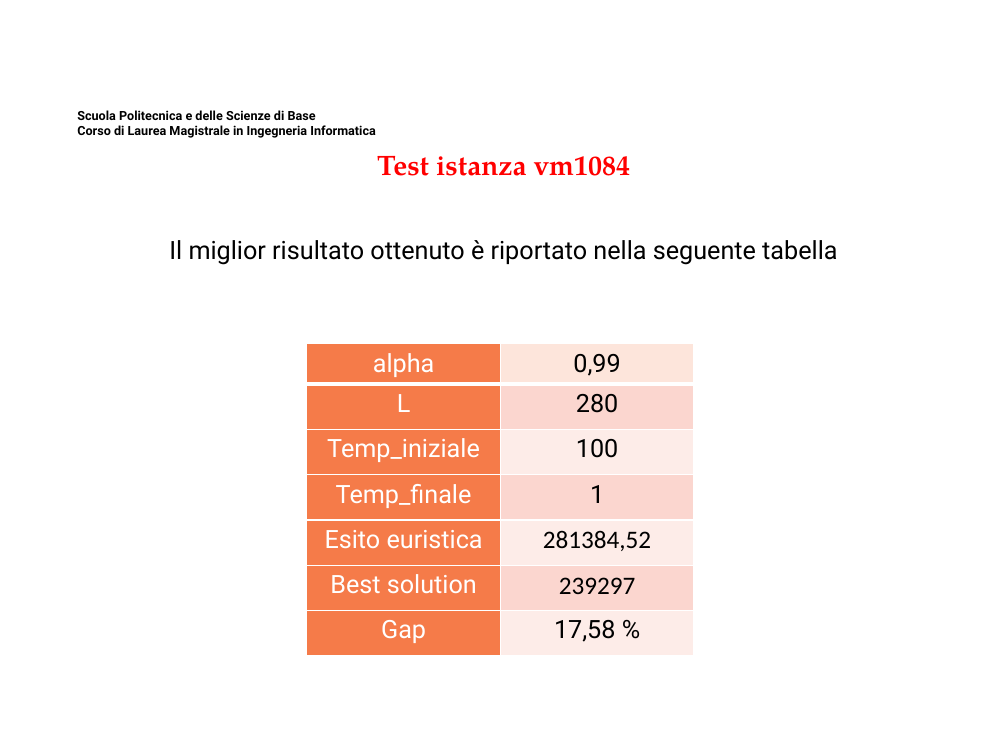
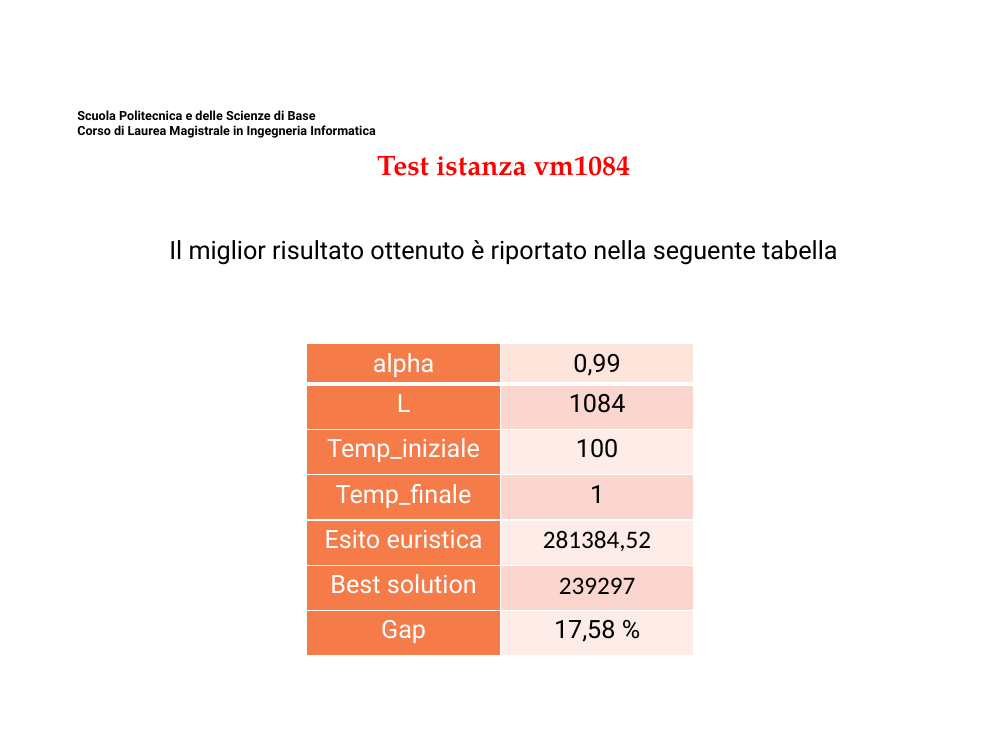
Before and after one commit to MicheleMaresca98/TSP-SimulatedAnnealing, a slide deck: slide 27 of Presentazione Elaborato Ricerca Operativa.pptx (slide 29 before the commit). Drawn at 1008x756 pixels with LibreOffice and Linux fonts; fonts in the diff are those of the drawing; background and template pictures are left out. Boxes give left, top, right and bottom in pixels: in the first picture for what was removed or moved away, otherwise in the second. Text is boxed around its words. In the diff, an @@ line names an element or a change of style, - is before the commit and + after.

```diff
--- a/Presentazione Elaborato Ricerca Operativa.pptx
+++ b/Presentazione Elaborato Ricerca Operativa.pptx
@@ table at [306,344,694,656] @@
-row 2, column 2: 280
+row 2, column 2: 1084
```
Also in this commit, not shown: 4 other slides changed, 2 slides removed, 2 other files.
